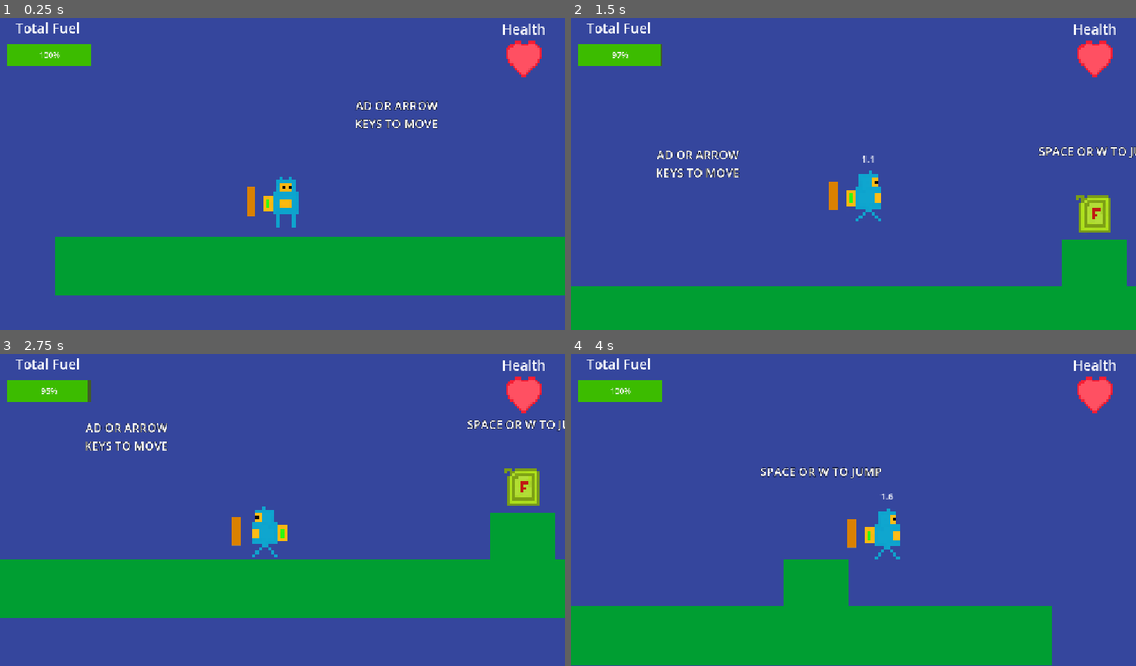
Above: before the commit, frames 1-4 (two rows, left to right).
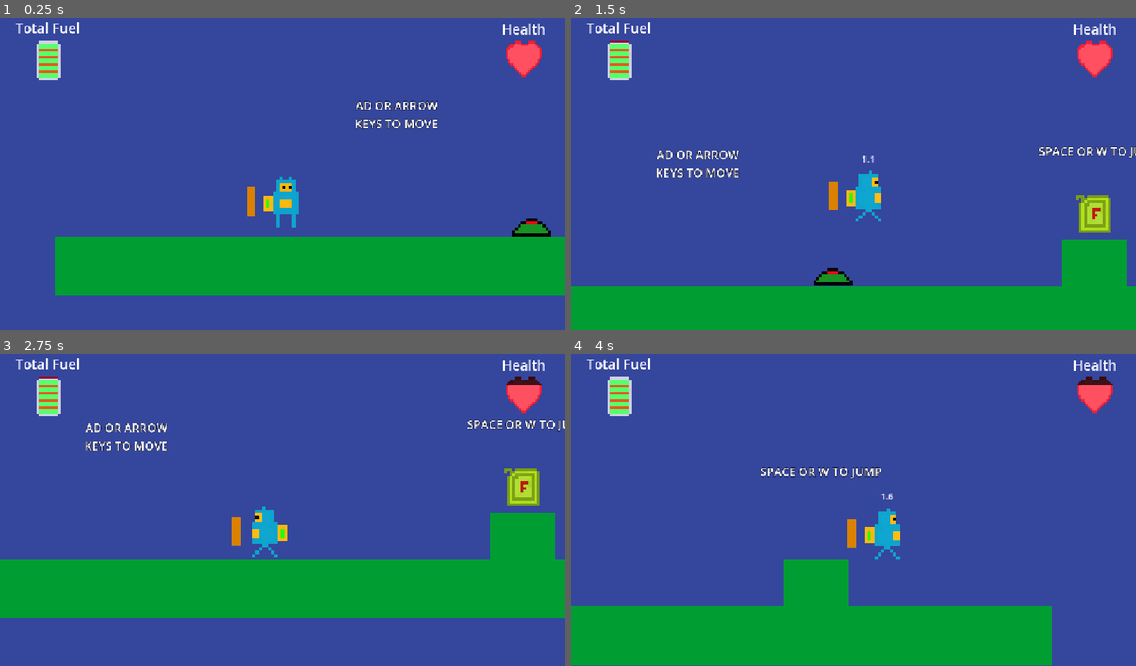
Above: after the commit, the same moments.

Repository: ChrisTheCoder27/Solo-Portfolio-Project
Game: Godot game, scene res://Scenes/main.tscn
Same seed, same stepped clock (60 frames per second), same inputs: the game is played once before the commit and once after it.
Inputs (mouse positions are in pixels of both pictures, inside the frame that each line leads up to):
- Up to frame 1 (0.25 s): no input
- Up to frame 2 (1.5 s): tap Enter at 0.5, 1.25 s; move the mouse to (977, 155) at 0.52 s; hold D (move_right) from 0.53 s (still down); tap Shift (dash) at 0.6 s; tap Space (jump) at 0.77 s; move the mouse to (740, 186) at 1.27 s; click (740, 186) at 1.35 s
- Up to frame 3 (2.75 s): tap Space (jump) at 1.52 s; tap Enter at 2 s; move the mouse to (339, 438) at 2.02 s; release D (move_right) at 2.03 s; hold A (move_left) from 2.03 s (still down); tap Shift (dash) at 2.1 s
- Up to frame 4 (4 s): tap Enter at 2.75, 3.5 s; move the mouse to (825, 569) at 2.77 s; release A (move_left) at 2.78 s; hold D (move_right) from 2.78 s (still down); click (825, 569) at 2.85 s; tap Space (jump) at 3.02, 3.77 s; move the mouse to (1023, 553) at 3.52 s; tap Shift (dash) at 3.6 s

The runs differ from the first frame. In frame 1, 1.6% of the frame differs, in the area x 1-98%, y 7-71%; in frame 2, 1.5%; in frame 3, 1.4%; in frame 4, 1.4%.

Commit message:
Added land mines and moving platforms
Sprites created for the fuel bar and mine

Diff:
--- a/Scenes/ground_platform.tscn
+++ b/Scenes/ground_platform.tscn
@@ -5,6 +5,11 @@
 
 [node name="GroundPlatform" type="StaticBody2D" unique_id=1231576220]
 scale = Vector2(6.12, 3.000001)
+
+[node name="CollisionShape2D" type="CollisionShape2D" parent="." unique_id=1781336260]
+position = Vector2(0.24510182, -0.4999997)
+scale = Vector2(0.99999976, 0.99999964)
+shape = SubResource("RectangleShape2D_pi6nn")
 
 [node name="ColorRect" type="ColorRect" parent="." unique_id=1621146530]
 anchors_preset = 8
@@ -20,8 +25,3 @@
 grow_vertical = 2
 scale = Vector2(3.7599998, 1)
 color = Color(0, 0.61797947, 0.19528091, 1)
-
-[node name="CollisionShape2D" type="CollisionShape2D" parent="." unique_id=1781336260]
-position = Vector2(0.24510184, -0.49999976)
-scale = Vector2(0.9999998, 0.99999976)
-shape = SubResource("RectangleShape2D_pi6nn")
--- /dev/null
+++ b/Scenes/land_mine.tscn
@@ -0,0 +1,17 @@
+[gd_scene format=3 uid="uid://n740xrf7b2l3"]
+
+[ext_resource type="Texture2D" uid="uid://dhswt23ijopan" path="res://Sprites/Land_Mine.png" id="1_iswjm"]
+
+[sub_resource type="CircleShape2D" id="CircleShape2D_mw7tq"]
+radius = 46.010868
+
+[node name="LandMine" type="Area2D" unique_id=1649342125]
+
+[node name="CollisionShape2D" type="CollisionShape2D" parent="." unique_id=364078846]
+position = Vector2(0, -1)
+shape = SubResource("CircleShape2D_mw7tq")
+
+[node name="Sprite2D" type="Sprite2D" parent="." unique_id=98131804]
+position = Vector2(0, -26)
+scale = Vector2(5.625, 6.026787)
+texture = ExtResource("1_iswjm")
--- a/Scenes/main.tscn
+++ b/Scenes/main.tscn
@@ -6,6 +6,8 @@
 [ext_resource type="PackedScene" uid="uid://cq3epjyo01sp7" path="res://Scenes/player_ui.tscn" id="4_jjvhh"]
 [ext_resource type="PackedScene" uid="uid://l13f4jofr2co" path="res://Scenes/fuel_can.tscn" id="5_kry3j"]
 [ext_resource type="Script" uid="uid://b8jm7yqsjcbjk" path="res://Scripts/fuel_can.gd" id="6_21xkr"]
+[ext_resource type="PackedScene" uid="uid://n740xrf7b2l3" path="res://Scenes/land_mine.tscn" id="7_344ge"]
+[ext_resource type="Script" uid="uid://cw8t5obqrtlhb" path="res://Scripts/land_mine.gd" id="8_ynf5e"]
 
 [node name="Main" type="Node" unique_id=79320717]
 
@@ -126,4 +128,10 @@
 position = Vector2(1613, 359)
 script = ExtResource("6_21xkr")
 
+[node name="LandMine" parent="." unique_id=1649342125 instance=ExtResource("7_344ge")]
+position = Vector2(1079, 479)
+script = ExtResource("8_ynf5e")
+mine_power = 20.0
+
 [connection signal="body_entered" from="FuelCan" to="FuelCan" method="_on_fuel_can_body_entered"]
+[connection signal="body_entered" from="LandMine" to="LandMine" method="_on_land_mine_body_entered"]
--- /dev/null
+++ b/Scenes/moving_platform.tscn
@@ -0,0 +1,61 @@
+[gd_scene format=3 uid="uid://d0mgganj6x2ub"]
+
+[sub_resource type="RectangleShape2D" id="RectangleShape2D_pi6nn"]
+size = Vector2(172, 49)
+
+[sub_resource type="Animation" id="Animation_myvba"]
+length = 0.001
+tracks/0/type = "value"
+tracks/0/imported = false
+tracks/0/enabled = true
+tracks/0/path = NodePath(".:position")
+tracks/0/interp = 1
+tracks/0/loop_wrap = true
+tracks/0/keys = {
+"times": PackedFloat32Array(0),
+"transitions": PackedFloat32Array(1),
+"update": 0,
+"values": [Vector2(0, 0)]
+}
+
+[sub_resource type="Animation" id="Animation_vvyo4"]
+resource_name = "move"
+length = 5.0
+loop_mode = 1
+tracks/0/type = "value"
+tracks/0/imported = false
+tracks/0/enabled = true
+tracks/0/path = NodePath(".:position")
+tracks/0/interp = 1
+tracks/0/loop_wrap = true
+tracks/0/keys = {
+"times": PackedFloat32Array(0, 2.5, 5),
+"transitions": PackedFloat32Array(1, 1, 1),
+"update": 0,
+"values": [Vector2(0, 0), Vector2(300, 0), Vector2(0, 0)]
+}
+
+[sub_resource type="AnimationLibrary" id="AnimationLibrary_anqd2"]
+_data = {
+&"RESET": SubResource("Animation_myvba"),
+&"move": SubResource("Animation_vvyo4")
+}
+
+[node name="MovingPlatform" type="Node2D" unique_id=1434239301]
+
+[node name="AnimatableBody2D" type="AnimatableBody2D" parent="." unique_id=2129695769]
+
+[node name="CollisionShape2D" type="CollisionShape2D" parent="AnimatableBody2D" unique_id=2079604601]
+position = Vector2(0, 1.5)
+shape = SubResource("RectangleShape2D_pi6nn")
+
+[node name="ColorRect" type="ColorRect" parent="AnimatableBody2D" unique_id=1604032479]
+offset_left = -85.0
+offset_top = -22.0
+offset_right = 85.0
+offset_bottom = 26.0
+color = Color(0.5877506, 0.58775055, 0.5877505, 1)
+
+[node name="AnimationPlayer" type="AnimationPlayer" parent="AnimatableBody2D" unique_id=304288222]
+libraries/ = SubResource("AnimationLibrary_anqd2")
+autoplay = &"move"
--- a/Scenes/player_ui.tscn
+++ b/Scenes/player_ui.tscn
@@ -2,12 +2,7 @@
 
 [ext_resource type="Script" uid="uid://b17ygdgythmbs" path="res://Scripts/player_ui.gd" id="1_ohrjl"]
 [ext_resource type="Texture2D" uid="uid://4mrb8h78lr36" path="res://Sprites/Health_Heart.png" id="2_dxtgh"]
-
-[sub_resource type="StyleBoxFlat" id="StyleBoxFlat_pi6nn"]
-bg_color = Color(0.25368226, 0.3624642, 0.15828466, 1)
-
-[sub_resource type="StyleBoxFlat" id="StyleBoxFlat_gj143"]
-bg_color = Color(0.23721614, 0.7374934, 1.92523e-07, 1)
+[ext_resource type="Texture2D" uid="uid://dk86idl82x5st" path="res://Sprites/Fuel_Tank.png" id="2_qipxh"]
 
 [node name="PlayerUI" type="Control" unique_id=752570288]
 layout_mode = 3
@@ -30,15 +25,18 @@
 horizontal_alignment = 1
 vertical_alignment = 1
 
-[node name="FuelBar" type="ProgressBar" parent="." unique_id=309819331]
-layout_mode = 1
-offset_left = 14.0
-offset_top = 64.0
-offset_right = 187.0
-offset_bottom = 109.0
-theme_override_styles/background = SubResource("StyleBoxFlat_pi6nn")
-theme_override_styles/fill = SubResource("StyleBoxFlat_gj143")
-value = 70.0
+[node name="FuelBar" type="TextureProgressBar" parent="." unique_id=188183606]
+layout_mode = 0
+offset_left = 59.0
+offset_top = 59.000004
+offset_right = 75.0
+offset_bottom = 75.0
+scale = Vector2(5, 5)
+value = 80.0
+fill_mode = 3
+texture_under = ExtResource("2_qipxh")
+texture_progress = ExtResource("2_qipxh")
+tint_under = Color(0.7477167, 0, 0.16305727, 1)
 
 [node name="HealthText" type="Label" parent="." unique_id=1501727718]
 layout_mode = 1
@@ -66,8 +64,7 @@
 offset_bottom = 75.0
 grow_horizontal = 0
 scale = Vector2(4.535, 4.535)
-max_value = 10.0
-value = 8.0
+value = 80.0
 fill_mode = 3
 texture_under = ExtResource("2_dxtgh")
 texture_progress = ExtResource("2_dxtgh")
--- /dev/null
+++ b/Scripts/land_mine.gd
@@ -0,0 +1,9 @@
+extends Area2D
+
+@onready var player_ui = $"../CanvasLayer/PlayerUI"
+@export var mine_power = 10.0
+
+func _on_land_mine_body_entered(body: Node2D) -> void:
+	if body.name == "Player":
+		player_ui.take_damage(mine_power)
+		queue_free()
--- a/Scripts/player_ui.gd
+++ b/Scripts/player_ui.gd
@@ -7,7 +7,7 @@
 @export var fuel_increase : float = 20.0
 
 # Health variables
-@export var max_health : float = 10.0
+@export var max_health : float = 100.0
 var current_health : float
 
 func _ready() -> void:
@@ -23,10 +23,12 @@
 	else:
 		print("Out of fuel!")
 
-	if current_health <= 0:
-		get_tree().reload_current_scene.call_deferred()
-
 func increase_fuel() -> void:
 	current_fuel += fuel_increase
 	if current_fuel > max_fuel:
 		current_fuel = max_fuel
+
+func take_damage(damage) -> void:
+	current_health -= damage
+	if (current_health <= 0):
+		get_tree().reload_current_scene.call_deferred()
Not shown, added: Scripts/land_mine.gd.uid
Binary file added: Sprites/Fuel_Tank.png
Not shown, added: Sprites/Fuel_Tank.png.import
Binary file added: Sprites/Land_Mine.png
Not shown, added: Sprites/Land_Mine.png.import
